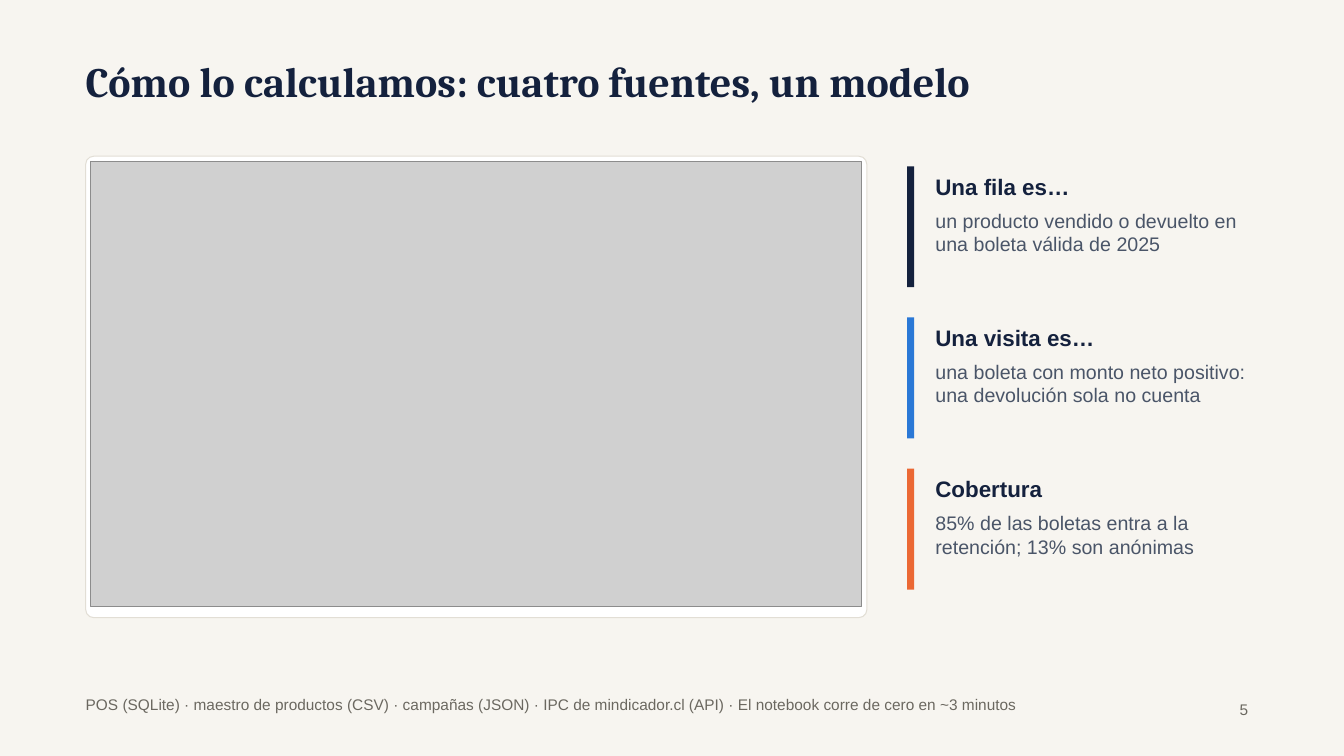
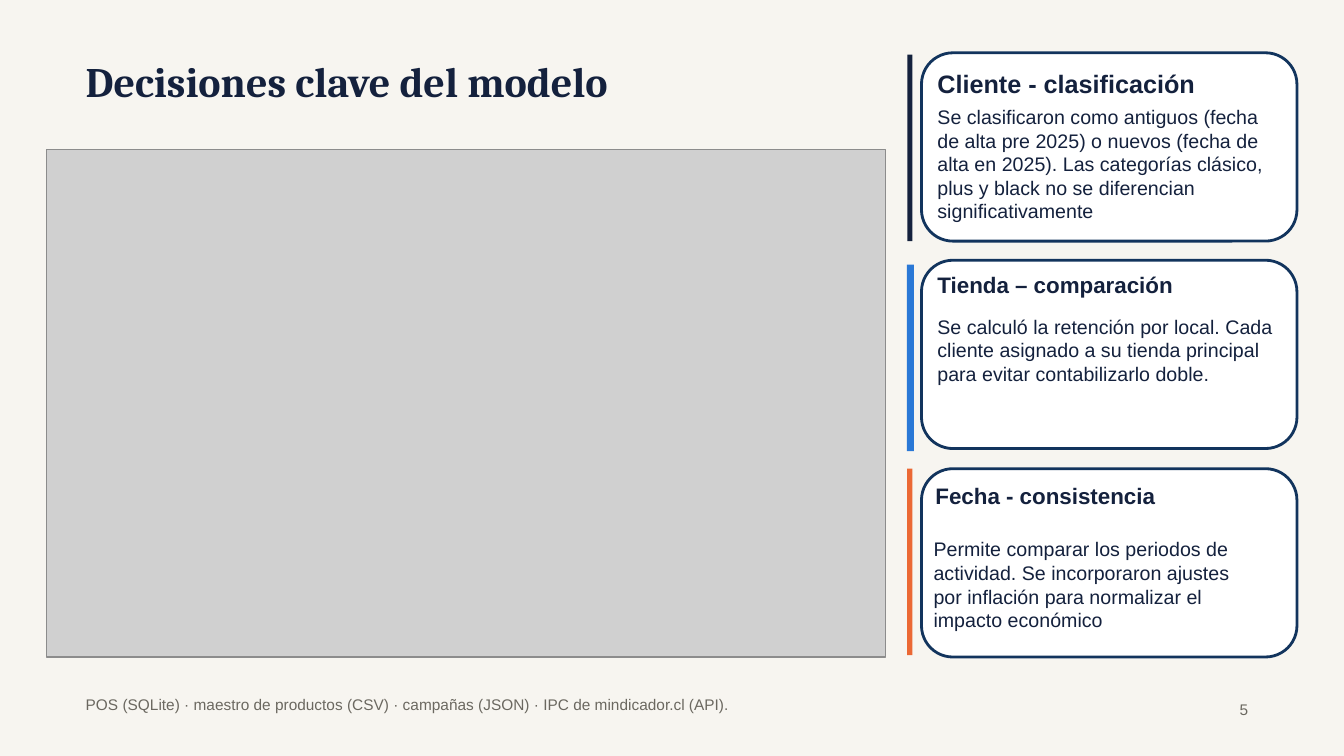
Before and after one commit to FrancoMedalla/TIN-G3-Retail, a slide deck: slide 5 of Presentacion_P1_Grupo3_Multitienda.pptx. Drawn at 1344x756 pixels with LibreOffice and Linux fonts; fonts in the diff are those of the drawing; grey boxes stand for pictures. Boxes give left, top, right and bottom in pixels: in the first picture for what was removed or moved away, otherwise in the second. Text is boxed around its words. In the diff, an @@ line names an element or a change of style, - is before the commit and + after.

```diff
--- a/Presentacion_P1_Grupo3_Multitienda.pptx
+++ b/Presentacion_P1_Grupo3_Multitienda.pptx
@@ rectangle: place and size @@
-rectangle at [907, 166, 914, 287]
+rectangle at [907, 54, 912, 241]
@@ rounded rectangle added at [922, 52, 1298, 241], fill #FFFFFF, outline #12355E 2 pt @@
@@ title at [86, 68, 607, 98]: text changed @@
-Cómo lo calculamos: cuatro fuentes, un modelo
+Decisiones clave del modelo
@@ text added at [937, 74, 1195, 94], 18 pt, text #14213D, bold @@
+Cliente - clasificación
@@ text added at [937, 109, 1262, 199], 14 pt, text #14213D @@
+Se clasificaron como antiguos (fecha de alta pre 2025) o nuevos (fecha de alta en 2025). Las categorías clásico, plus y black no se diferencian significativamente
@@ picture: place and size @@
-picture at [91, 161, 862, 607]
+picture at [47, 149, 886, 657]
@@ rounded rectangle removed at [86, 156, 867, 618] @@
@@ text removed at [935, 178, 1069, 196] @@
-Una fila es…
@@ text removed at [935, 214, 1237, 251] @@
-un producto vendido o devuelto en una boleta válida de 2025
@@ rectangle: place and size @@
-rectangle at [907, 318, 914, 439]
+rectangle at [907, 265, 914, 452]
@@ rounded rectangle added at [922, 260, 1298, 449], fill #FFFFFF, outline #12355E 2 pt @@
@@ text added at [937, 276, 1173, 298], 16 pt, text #14213D, bold @@
+Tienda – comparación
@@ text removed at [935, 329, 1094, 347] @@
-Una visita es…
@@ text added at [937, 319, 1272, 385], 14 pt, text #14213D @@
+Se calculó la retención por local. Cada cliente asignado a su tienda principal para evitar contabilizarlo doble.
@@ text removed at [935, 365, 1245, 402] @@
-una boleta con monto neto positivo: una devolución sola no cuenta
@@ rectangle: place and size @@
-rectangle at [907, 469, 914, 590]
+rectangle at [907, 469, 912, 655]
@@ rounded rectangle added at [922, 469, 1298, 657], fill #FFFFFF, outline #12355E 2 pt @@
@@ text removed at [935, 480, 1042, 498] @@
-Cobertura
@@ text added at [935, 487, 1155, 505], 16 pt, text #14213D, bold @@
+Fecha - consistencia
@@ text removed at [935, 516, 1194, 557] @@
-85% de las boletas entra a la retención; 13% son anónimas
@@ text added at [934, 541, 1229, 631], 14 pt, text #14213D @@
+Permite comparar los periodos de actividad. Se incorporaron ajustes por inflación para normalizar el impacto económico
@@ text at [86, 699, 728, 713]: text changed @@
-POS (SQLite) · maestro de productos (CSV) · campañas (JSON) · IPC de mindicador.cl (API) · El notebook corre de cero en ~3 minutos
+POS (SQLite) · maestro de productos (CSV) · campañas (JSON) · IPC de mindicador.cl (API).
```
Also in this commit, not shown: 5 other slides changed.
